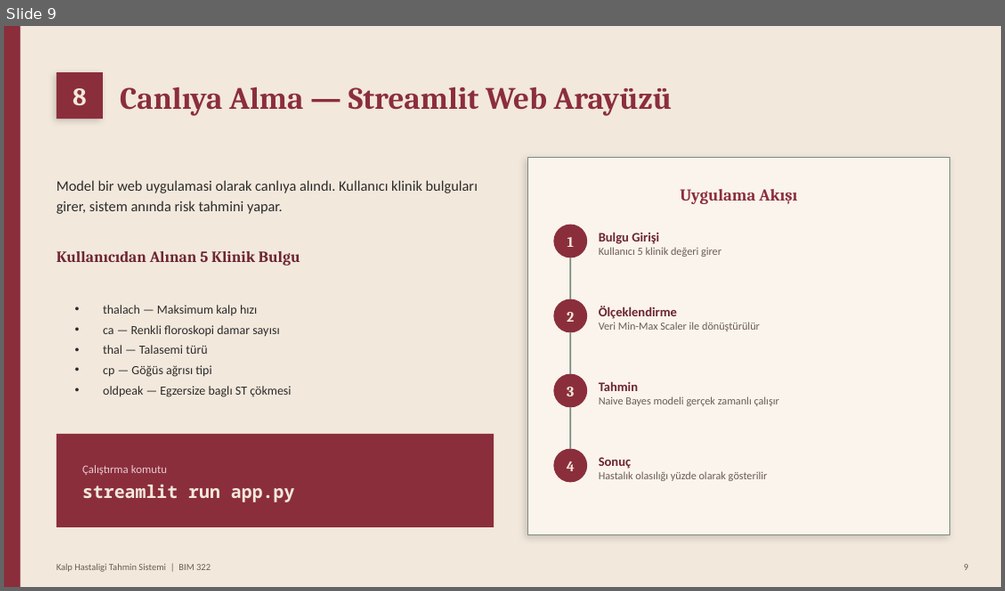
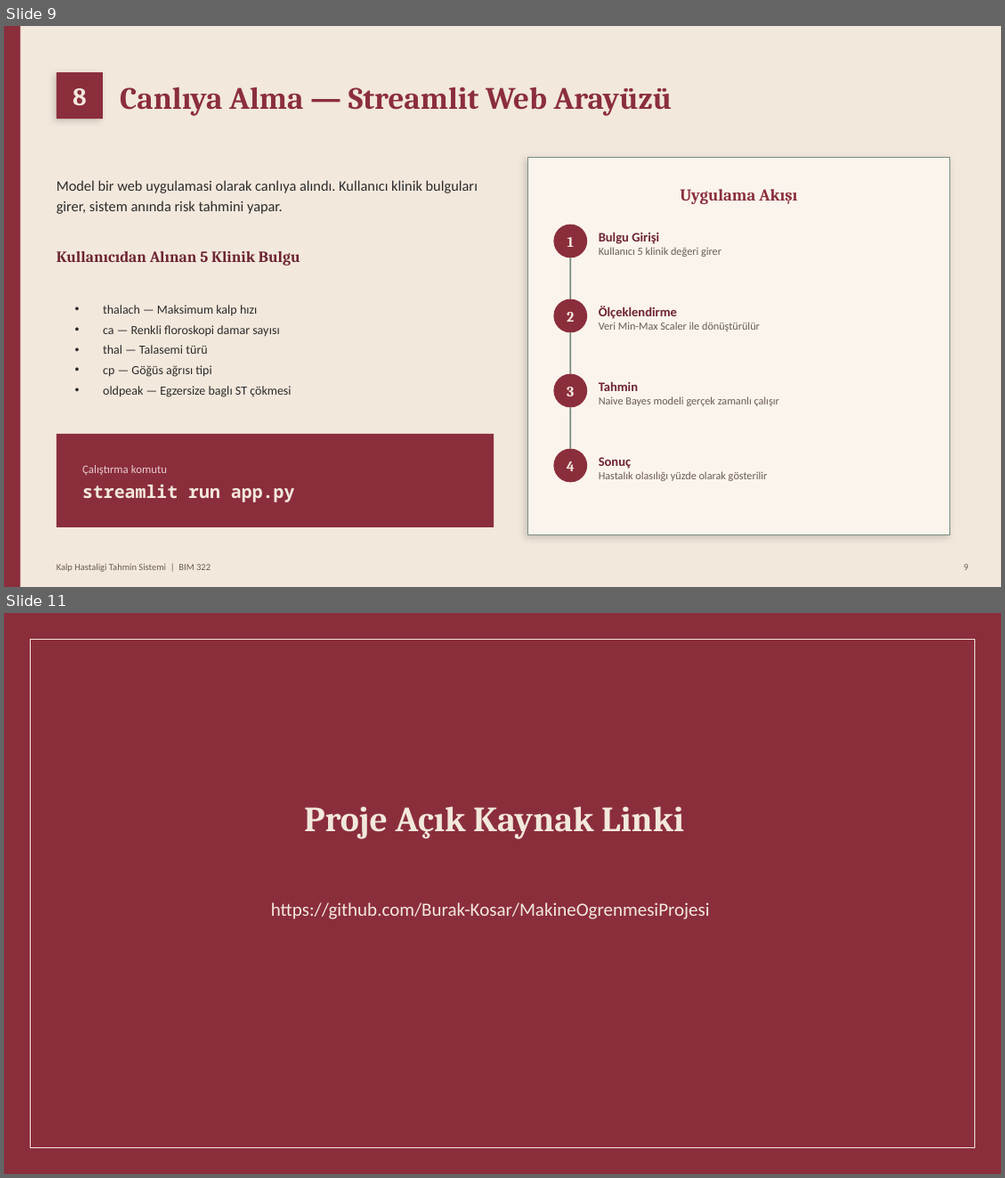
Before and after one commit to Burak-Kosar/MakineOgrenmesiProjesi, a slide deck: sunum/Proje_Sunumu.pptx. Shown one above the other, each under a label of ours: slide 9 before the commit, slides 9 and 11 after it; the slides between them are not shown. The pictures are 1005x591 and 1005x1178 pixels, drawn with LibreOffice and Linux fonts; fonts in the diff are those of the drawing. Boxes give left, top, right and bottom in pixels: in the first picture for what was removed or moved away, otherwise in the second. Text is boxed around its words. In the diff, an @@ line names an element or a change of style, - is before the commit and + after.

```diff
--- a/sunum/Proje_Sunumu.pptx
+++ b/sunum/Proje_Sunumu.pptx
@@ slide 11 added at [4, 613, 1001, 1174], background #8B2E3C @@
@@ rectangle added at [30, 639, 975, 1148], fill #8B2E3C, outline #F2E8DC 1 pt @@
@@ text added at [304, 806, 684, 839], 34 pt, text #F2E8DC, bold @@
+Proje Açık Kaynak Linki
@@ text added at [271, 902, 710, 919], 18 pt, text #F2E8DC @@
+https://github.com/Burak-Kosar/MakineOgrenmesiProjesi
```
Also in this commit, not shown: 1 slide changed, 2 other files.
